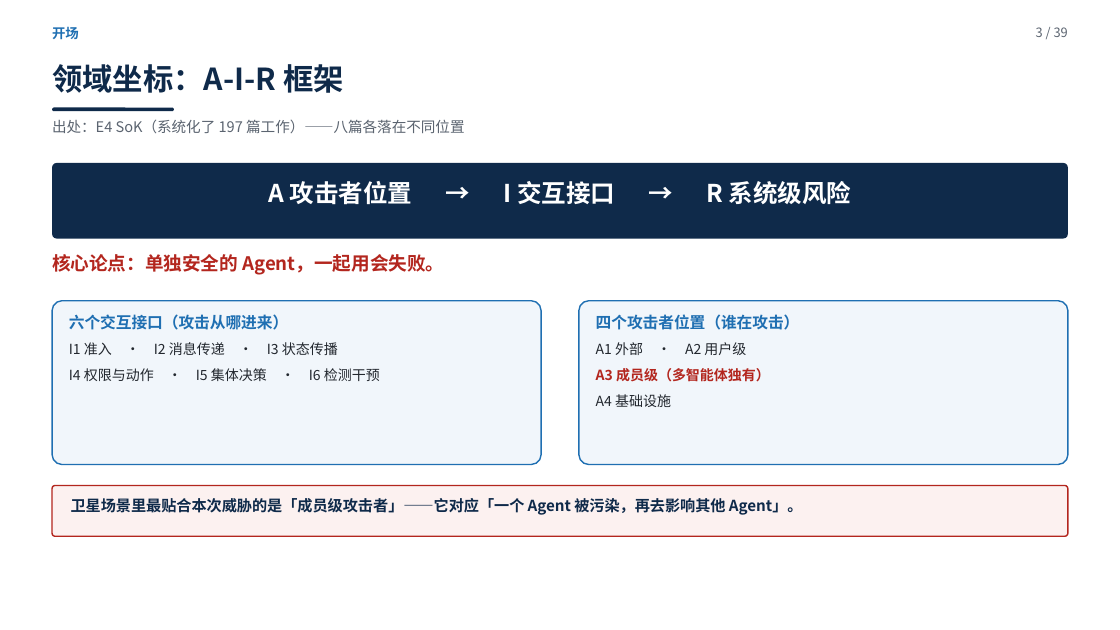
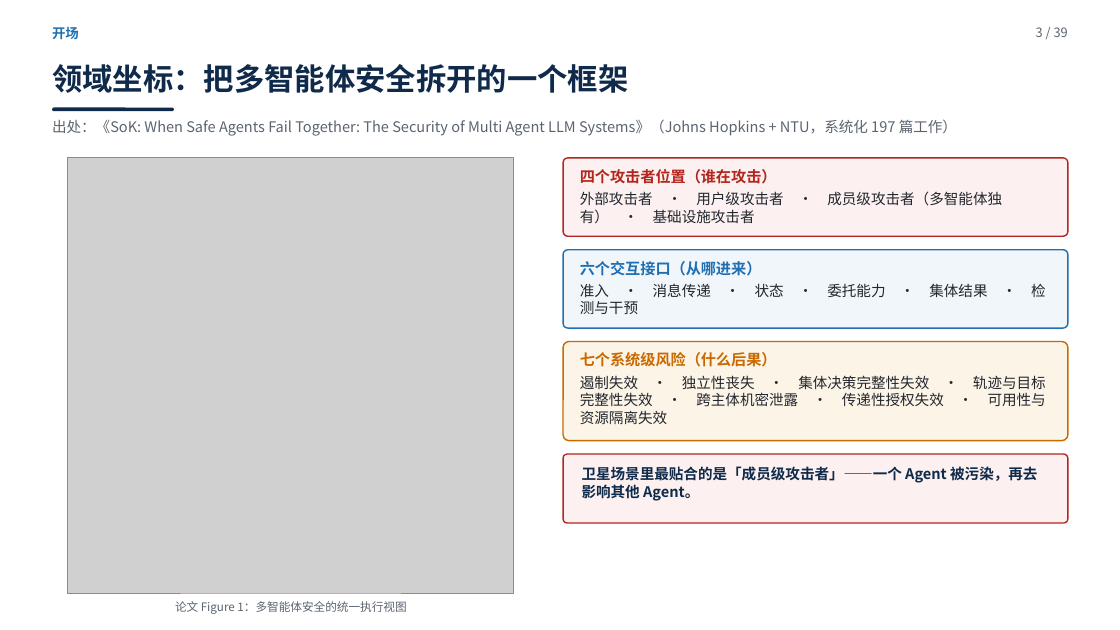
Before and after one commit to yiiiiiii1/multi-agent-remote-sensing, a slide deck: slide 3 of 阶段2-卫星多智能体防御/presentations/卫星多智能体安全调研汇报.pptx. Drawn at 1120x630 pixels with LibreOffice and Linux fonts; fonts in the diff are those of the drawing; grey boxes stand for pictures. Boxes give left, top, right and bottom in pixels: in the first picture for what was removed or moved away, otherwise in the second. Text is boxed around its words. In the diff, an @@ line names an element or a change of style, - is before the commit and + after.

Commit message:
P3 重做：去掉 E4 编号、改用论文真标题、接口名改成论文原术语、加入 Figure 1 框架图；清掉页38 的 E4；自检脚本新增「禁止自编编号」规则

```diff
--- a/阶段2-卫星多智能体防御/presentations/卫星多智能体安全调研汇报.pptx
+++ b/阶段2-卫星多智能体防御/presentations/卫星多智能体安全调研汇报.pptx
@@ text at <box>52,64,629,93</box>: text changed @@
-领域坐标：A-I-R 框架
+领域坐标：把多智能体安全拆开的一个框架
@@ text at <box>52,119,957,136</box>: text changed @@
-出处：E4 SoK（系统化了 197 篇工作）——八篇各落在不同位置
+出处：《SoK: When Safe Agents Fail Together: The Security of Multi Agent LLM Systems》（Johns Hopkins + NTU，系统化 197 篇工作）
@@ rounded rectangle removed at <box>52,163,1068,239</box> @@
@@ picture added at <box>68,158,514,593</box> @@
@@ rounded rectangle added at <box>563,158,1068,236</box>, fill #FCF1F0, outline #B3261E 1.2 pt @@
@@ text at <box>580,169,777,184</box>: size 13.5 to 13 pt, text colour #1F6FB2 to #B3261E in "四个攻击者位置（谁在攻击）" @@
@@ text "四个攻击者位置（谁在攻击）": place and size @@
-text "四个攻击者位置（谁在攻击）" at <box>596,314,800,407</box>
+text "四个攻击者位置（谁在攻击）" at <box>580,169,1002,224</box>
@@ text removed at <box>269,181,852,205</box> @@
-A 攻击者位置 → I 交互接口 → R 系统级风险
@@ text at <box>580,191,1002,224</box>: text changed; size 12 to 12.5 pt @@
-A1 外部 · A2 用户级
-A3 成员级（多智能体独有）
-A4 基础设施
+外部攻击者 · 用户级攻击者 · 成员级攻击者（多智能体独有） · 基础设施攻击者
@@ text removed at <box>52,254,444,275</box> @@
-核心论点：单独安全的 Agent，一起用会失败。
@@ rounded rectangle: place and size @@
-rounded rectangle at <box>52,301,541,465</box>
+rounded rectangle at <box>563,250,1068,328</box>
@@ text at <box>580,261,1046,314</box>: text changed; size 12 to 12.5 pt @@
-六个交互接口（攻击从哪进来）
-I1 准入 · I2 消息传递 · I3 状态传播
-I4 权限与动作 · I5 集体决策 · I6 检测干预
+六个交互接口（从哪进来）
+准入 · 消息传递 · 状态 · 委托能力 · 集体结果 · 检测与干预
@@ rounded rectangle: place and size @@
-rounded rectangle at <box>579,301,1068,465</box>
+rounded rectangle at <box>563,342,1068,441</box>
@@ rounded rectangle at <box>563,342,1068,441</box>: fill #F1F6FB to #FDF4E8; outline #1F6FB2 1.2 pt to #C86A00 1.2 pt @@
@@ text added at <box>580,352,1046,424</box>, 12.5 pt, text #22272E @@
+七个系统级风险（什么后果）
+遏制失效 · 独立性丧失 · 集体决策完整性失效 · 轨迹与目标完整性失效 · 跨主体机密泄露 · 传递性授权失效 · 可用性与资源隔离失效
@@ rounded rectangle: place and size @@
-rounded rectangle at <box>52,486,1068,536</box>
+rounded rectangle at <box>563,455,1068,523</box>
@@ text at <box>582,466,1037,501</box>: text changed; size 13 to 12.5 pt @@
-卫星场景里最贴合本次威胁的是「成员级攻击者」——它对应「一个 Agent 被污染，再去影响其他 Agent」。
+卫星场景里最贴合的是「成员级攻击者」——一个 Agent 被污染，再去影响其他 Agent。
@@ text added at <box>175,601,406,614</box>, 10 pt, text #5B6470 @@
+论文 Figure 1：多智能体安全的统一执行视图
```
Also in this commit, not shown: 1 other slide changed, 5 other files.
